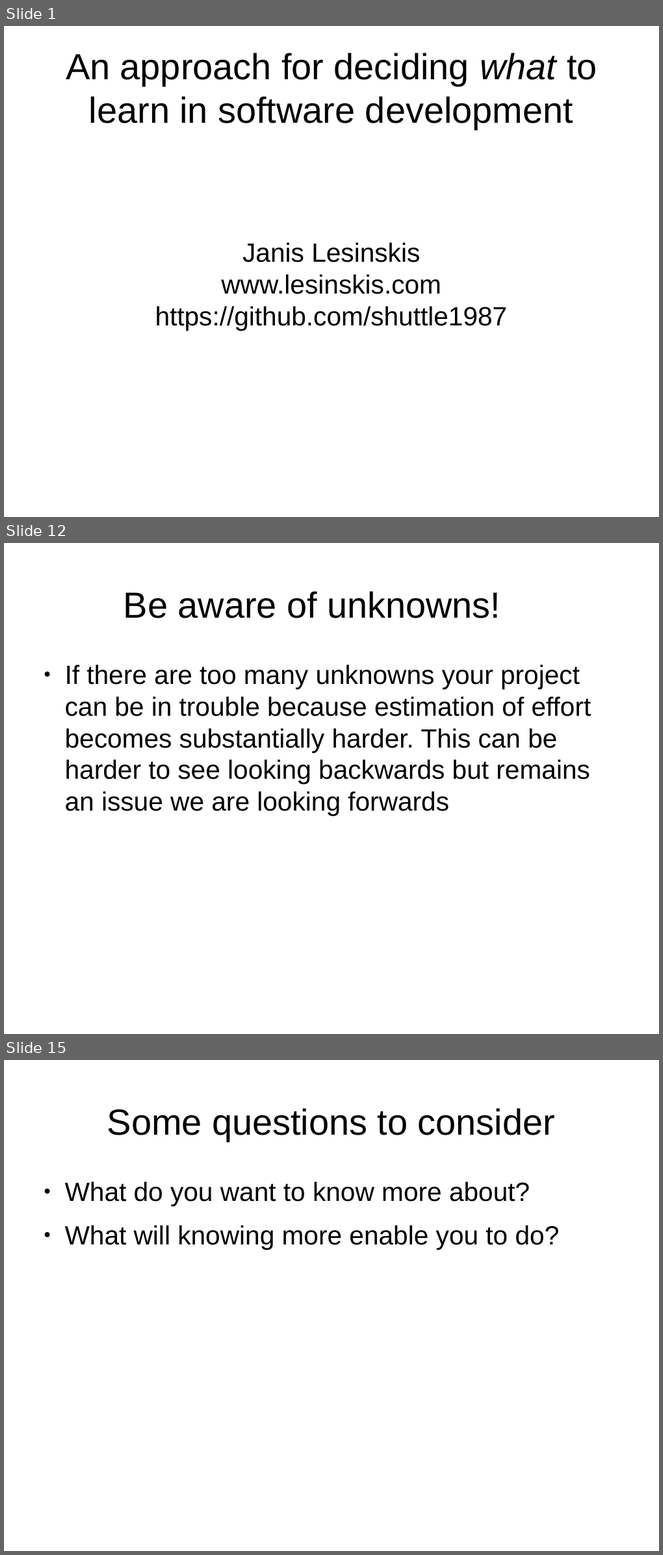
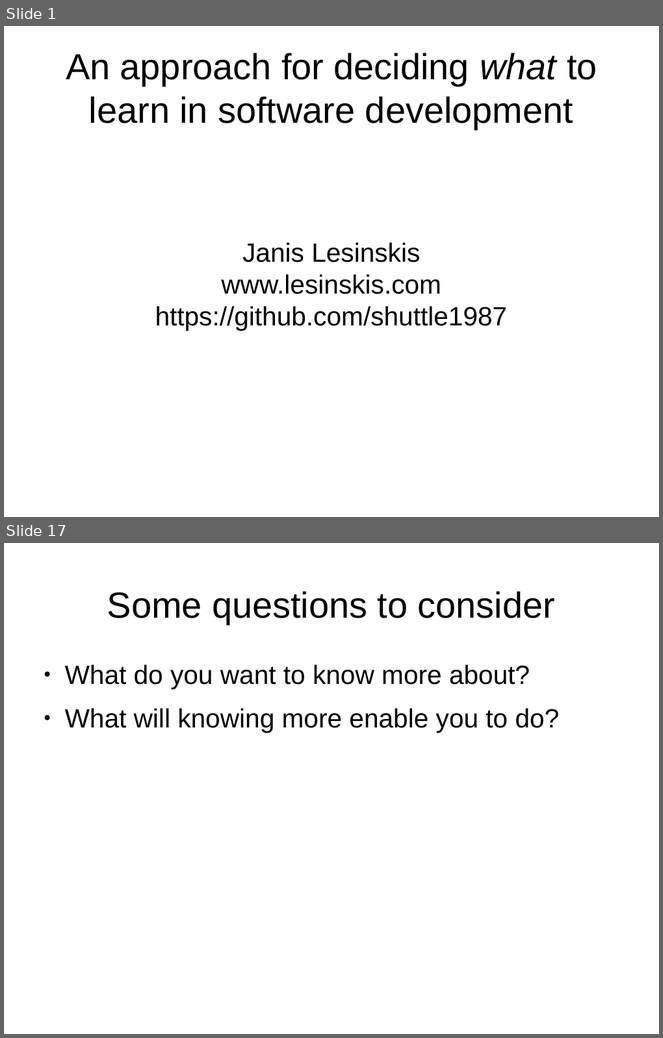
Before and after one commit to shuttle1987/CompCon2016, a slide deck: Slides.odp. Shown one above the other, each under a label of ours: slides 1, 12 and 15 before the commit, slides 1 and 17 after it; the slides between them are not shown. The pictures are 663x1555 and 663x1038 pixels, drawn with LibreOffice and Linux fonts; fonts in the diff are those of the drawing. Boxes give left, top, right and bottom in pixels: in the first picture for what was removed or moved away, otherwise in the second. Text is boxed around its words. In the diff, an @@ line names an element or a change of style, - is before the commit and + after.

```diff
--- a/Slides.odp
+++ b/Slides.odp
@@ slide 12 removed at bbox=[4, 543, 659, 1034], background #FFFFFF @@
@@ title removed at bbox=[124, 591, 501, 618] @@
-Be aware of unknowns!
@@ text removed at bbox=[65, 665, 592, 816] @@
-● If there are too many unknowns your project can be in trouble because estimation of effort becomes substantially harder. This can be harder to see looking backwards but remains an issue we are looking forwards
@@ what was slide 15 is now slide 17 @@
```
Also in this commit, not shown: 5 slides changed, 8 slides added, 5 other slides removed.
